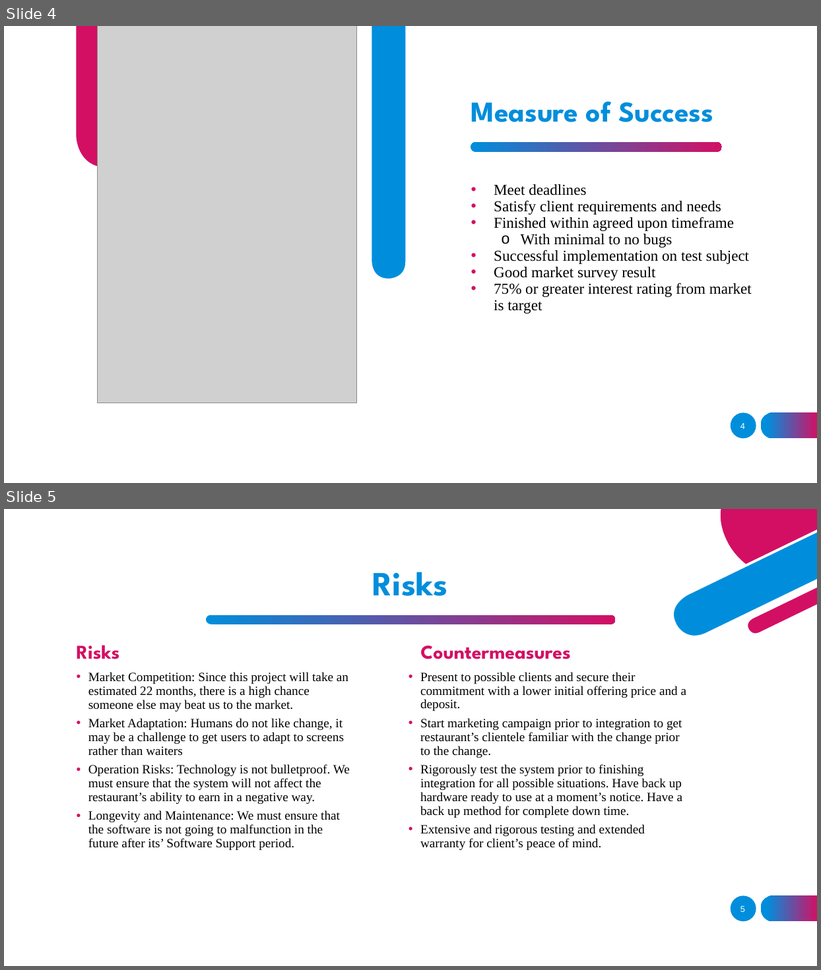
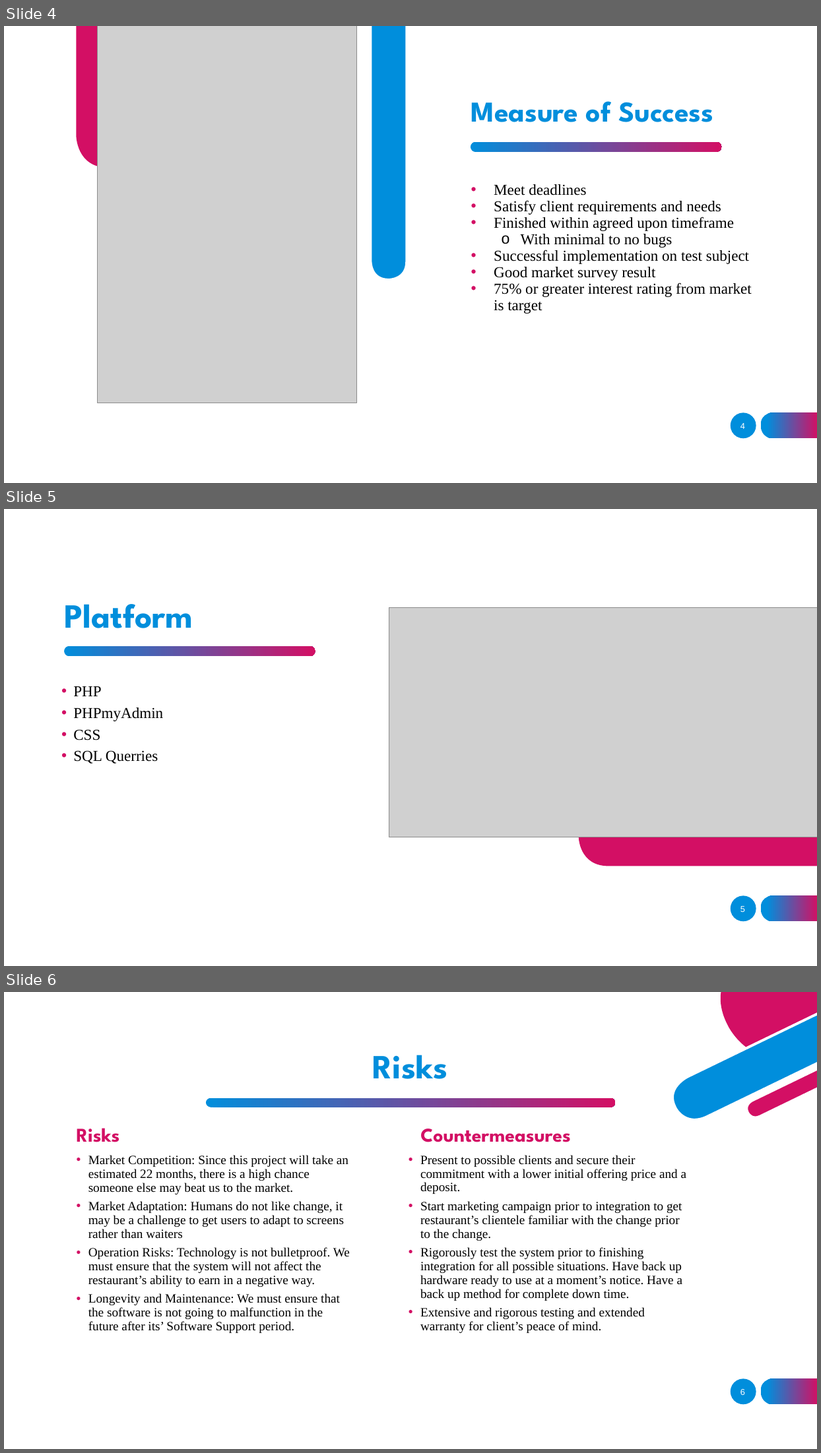
Before and after one commit to SPM-OT/lab-5-vgs, a slide deck: Lab 5 - Tablet Restaurant Application.pptx. Shown one above the other, each under a label of ours: slides 4 and 5 before the commit, slides 4, 5 and 6 after it. The pictures are 821x970 and 821x1453 pixels, drawn with LibreOffice and Linux fonts; fonts in the diff are those of the drawing; grey boxes stand for pictures. Boxes give left, top, right and bottom in pixels: in the first picture for what was removed or moved away, otherwise in the second. Text is boxed around its words. In the diff, an @@ line names an element or a change of style, - is before the commit and + after.

```diff
--- a/Lab 5 - Tablet Restaurant Application.pptx
+++ b/Lab 5 - Tablet Restaurant Application.pptx
@@ slide 5 added at box(4, 509, 817, 966), background #FFFFFF; not listed: 2 template elements that a slide beside it also shows @@
@@ title added at box(65, 604, 193, 628), 40 pt, text gradient #008EDC to #D30F64, bold @@
+Platform
@@ picture added at box(389, 608, 817, 837) @@
@@ freeform shape added at box(63, 646, 316, 657), fill gradient #008EDC to #D30F64 @@
@@ text added at box(73, 687, 163, 764), 18 pt, text #000000 @@
+• PHP
+• PHPmyAdmin
+• CSS
+• SQL Querries
@@ freeform shape added at box(578, 805, 817, 867), fill #D30F64 @@
@@ freeform shape added at box(699, 805, 817, 807), fill #7C77B9 @@
@@ freeform shape added at box(699, 787, 817, 823), fill #008EDC @@
@@ page number added at box(741, 906, 745, 912), 10 pt, text #FFFFFF @@
+5
@@ what was slide 5 is now slide 6 @@
```
